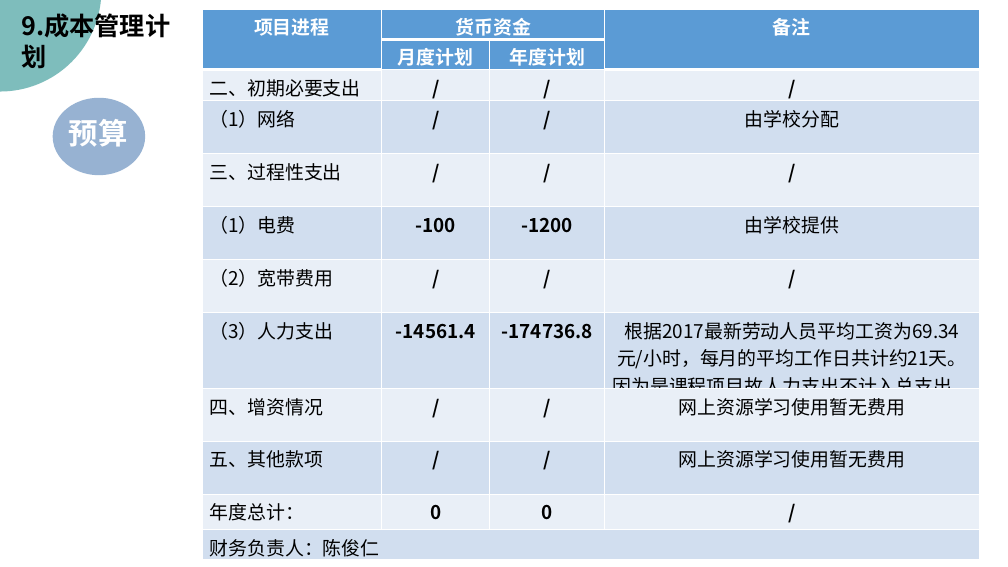
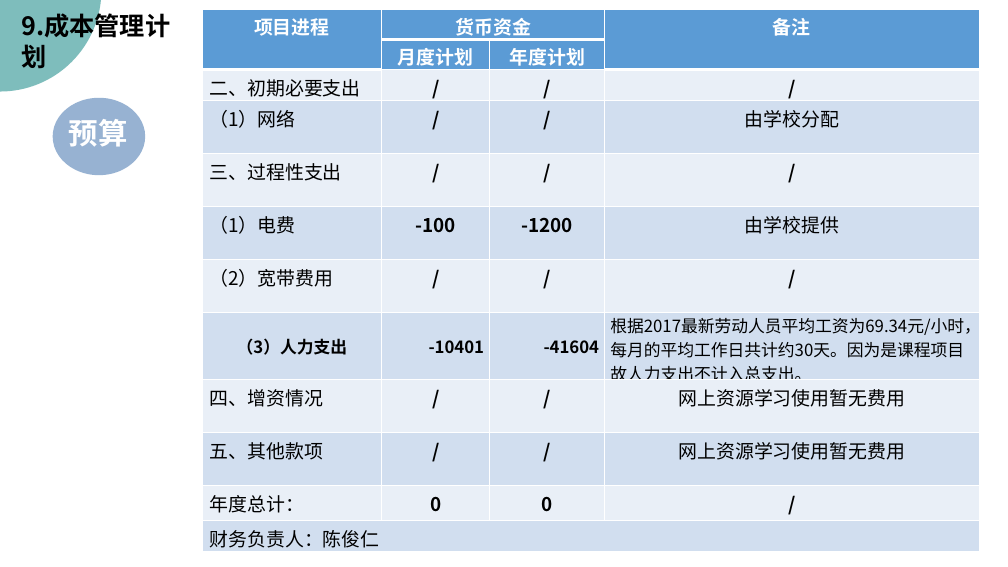
Before and after one commit to PRD2018/PRD2018-G15, a slide deck: slide 60 of 受控文档/01-需求工程项目计划/[PRD-15]需求工程项目计划.pptx (slide 61 before the commit). Drawn at 1008x567 pixels with LibreOffice and Linux fonts; fonts in the diff are those of the drawing; background and template pictures are left out. Boxes give left, top, right and bottom in pixels: in the first picture for what was removed or moved away, otherwise in the second. Text is boxed around its words. In the diff, an @@ line names an element or a change of style, - is before the commit and + after.

```diff
--- a/受控文档/01-需求工程项目计划/[PRD-15]需求工程项目计划.pptx
+++ b/受控文档/01-需求工程项目计划/[PRD-15]需求工程项目计划.pptx
@@ table at (202, 9, 979, 556) @@
-row 8: （3）人力支出 | -14561.4 | -174736.8 | 根据2017最新劳动人员平均工资为69.34元/小时，每月的平均工作日共计约21天。因为是课程项目故人力支出不计入总支出。
+row 8: （3）人力支出 | -10401 | -41604 | 根据2017最新劳动人员平均工资为69.34元/小时，每月的平均工作日共计约30天。因为是课程项目故人力支出不计入总支出。
@@ size 18 to 16 pt, bold on in "（3）人力支出" @@
@@ alignment left to centre @@
```
Also in this commit, not shown: 15 other slides changed, 4 slides added, 6 slides removed, 3 other files.
